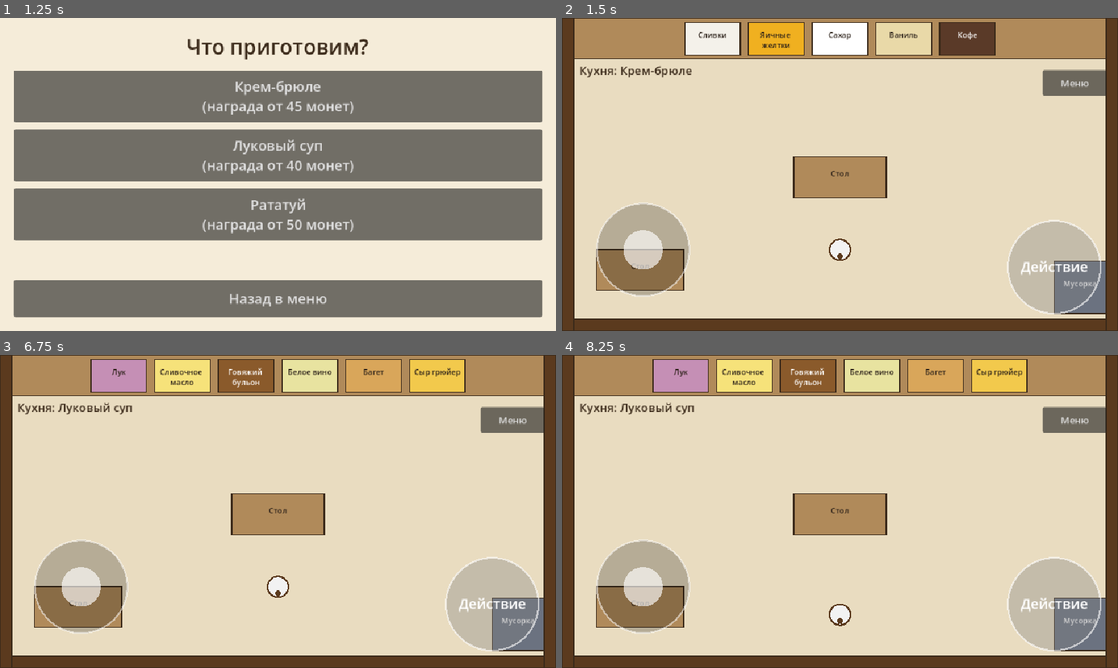
Above: before the commit, frames 1-4 (two rows, left to right).
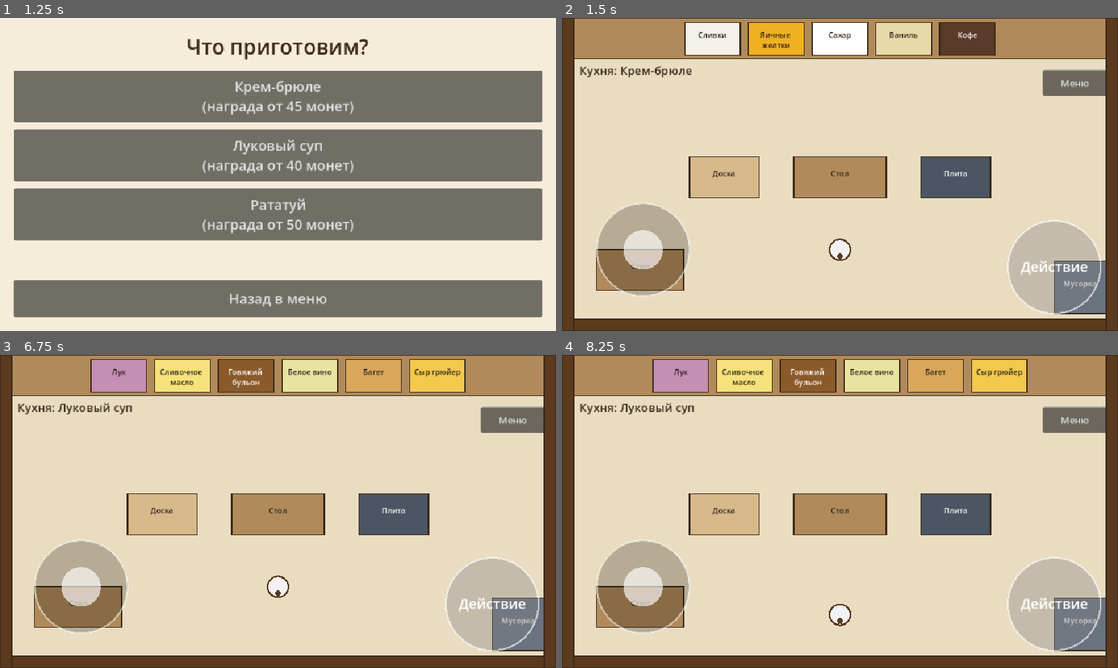
Above: after the commit, the same moments.

Repository: makedonski792-dot/Cheef-NAT
Game: Godot game, scene res://scenes/main_menu.tscn
The game is run twice, just before and just after one commit, with the same random seed, the same clock (stepped at 60 frames per second) and the same inputs.
Inputs (mouse positions are in pixels of both pictures, inside the frame that each line leads up to):
- Up to frame 1 (1.25 s): click "Готовить" at 0.5 s
- Up to frame 2 (1.5 s): click "Крем-брюле (награда от 45 мон…" at 1.25 s
- Up to frame 3 (6.75 s): click "Меню" at 2 s; tap Enter (ui_accept) at 2.75, 3.02, 3.5, 4.25, 5, 5.75, 6.02 s; move the mouse to (400, 495) at 2.77 s; hold Right (ui_right) 2.78-3.5 s; click (400, 495) at 2.92 s; drag from (166, 527) to (250, 574) at 3.52 s; move the mouse to (333, 442) at 4.27 s; hold Right (ui_right) 4.28-5 s; drag from (250, 574) to (111, 464) at 5.02 s; move the mouse to (444, 558) at 5.77 s; hold Left (ui_left) 5.78-6.5 s; click "Луковый суп (награда от 40 мо…" at 6.5 s
- Up to frame 4 (8.25 s): tap Enter (ui_accept) at 7.25 s; drag from (673, 464) to (756, 433) at 7.27 s; move the mouse to (867, 511) at 8.02 s; hold Down (ui_down) from 8.03 s (still down); click (867, 511) at 8.17 s

Frame 1 is identical in both runs. In frame 2, 3.4% of the frame differs, in the area x 22-78%, y 44-58%; in frame 3, 3.4%; in frame 4, 3.4%.

Commit message:
Станции: разделочная доска (резка при поварe рядом) и плита (готовка и пригорание)
Co-Authored-By: Claude Sonnet 5.5 <noreply@anthropic.com>

Diff:
--- a/data/ingredients.json
+++ b/data/ingredients.json
@@ -1,18 +1,18 @@
 {
-	"onion": {"name": "Лук", "emoji": "🧅", "color": "#c58fb5"},
-	"butter": {"name": "Сливочное масло", "emoji": "🧈", "color": "#f6e27a"},
-	"beef_broth": {"name": "Говяжий бульон", "emoji": "🍲", "color": "#8a5a2b"},
-	"white_wine": {"name": "Белое вино", "emoji": "🍷", "color": "#e8e3a0"},
-	"baguette": {"name": "Багет", "emoji": "🥖", "color": "#d9a65a"},
-	"gruyere": {"name": "Сыр грюйер", "emoji": "🧀", "color": "#f2c94c"},
-	"eggplant": {"name": "Баклажан", "emoji": "🍆", "color": "#5b2a6e"},
-	"zucchini": {"name": "Кабачок", "emoji": "🥒", "color": "#4f8f3a"},
-	"tomato": {"name": "Помидор", "emoji": "🍅", "color": "#d9382b"},
-	"bell_pepper": {"name": "Болгарский перец", "emoji": "🫑", "color": "#e07b1f"},
-	"garlic": {"name": "Чеснок", "emoji": "🧄", "color": "#efe6d2"},
-	"olive_oil": {"name": "Оливковое масло", "emoji": "🫒", "color": "#9aa31f"},
-	"thyme": {"name": "Тимьян", "emoji": "🌿", "color": "#5f8a4a"},
-	"cream": {"name": "Сливки", "emoji": "🥛", "color": "#f4f1ea"},
+	"onion": {"name": "Лук", "emoji": "🧅", "color": "#c58fb5", "chop": true, "heat": true},
+	"butter": {"name": "Сливочное масло", "emoji": "🧈", "color": "#f6e27a", "heat": true},
+	"beef_broth": {"name": "Говяжий бульон", "emoji": "🍲", "color": "#8a5a2b", "heat": true},
+	"white_wine": {"name": "Белое вино", "emoji": "🍷", "color": "#e8e3a0", "heat": true},
+	"baguette": {"name": "Багет", "emoji": "🥖", "color": "#d9a65a", "chop": true},
+	"gruyere": {"name": "Сыр грюйер", "emoji": "🧀", "color": "#f2c94c", "chop": true},
+	"eggplant": {"name": "Баклажан", "emoji": "🍆", "color": "#5b2a6e", "chop": true, "heat": true},
+	"zucchini": {"name": "Кабачок", "emoji": "🥒", "color": "#4f8f3a", "chop": true, "heat": true},
+	"tomato": {"name": "Помидор", "emoji": "🍅", "color": "#d9382b", "chop": true, "heat": true},
+	"bell_pepper": {"name": "Болгарский перец", "emoji": "🫑", "color": "#e07b1f", "chop": true, "heat": true},
+	"garlic": {"name": "Чеснок", "emoji": "🧄", "color": "#efe6d2", "chop": true, "heat": true},
+	"olive_oil": {"name": "Оливковое масло", "emoji": "🫒", "color": "#9aa31f", "heat": true},
+	"thyme": {"name": "Тимьян", "emoji": "🌿", "color": "#5f8a4a", "chop": true},
+	"cream": {"name": "Сливки", "emoji": "🥛", "color": "#f4f1ea", "heat": true},
 	"egg_yolk": {"name": "Яичные желтки", "emoji": "🥚", "color": "#f0b020"},
 	"sugar": {"name": "Сахар", "emoji": "🍬", "color": "#ffffff"},
 	"vanilla": {"name": "Ваниль", "emoji": "🌼", "color": "#e9d9a8"},
--- a/scenes/kitchen.gd
+++ b/scenes/kitchen.gd
@@ -24,6 +24,11 @@
 	chef.position = Vector2(480, 400)
 	chef.z_index = 10
 	add_child(chef)
+
+	# Станциям с работой нужно знать, где повар (доска режет, только пока он рядом)
+	for station in stations:
+		if station is WorkStation:
+			station.worker = chef
 
 	_build_interface()
 
@@ -131,6 +136,15 @@
 	bin.setup(Rect2(850, 420, 90, 90), Color("6b7280"), "Мусорка")
 	_add_station(bin)
 
+	# Рабочие станции: доска слева от острова, плита справа
+	var board := CuttingBoard.new()
+	board.setup(Rect2(220, 240, 120, 70), Color("d8b98a"), "Доска")
+	_add_station(board)
+
+	var stove := Stove.new()
+	stove.setup(Rect2(620, 240, 120, 70), Color("4b5563"), "Плита")
+	_add_station(stove)
+
 
 func _add_station(station: Station) -> void:
 	add_child(station)
--- /dev/null
+++ b/scripts/cutting_board.gd
@@ -0,0 +1,22 @@
+class_name CuttingBoard
+extends WorkStation
+# Разделочная доска: режет сырые продукты. Повар должен стоять рядом.
+
+const CHOP_SECONDS := 3.0
+
+
+func _init() -> void:
+	requires_chef = true
+
+
+# Принимает только сырое, что можно резать
+func accepts(item: FoodItem) -> bool:
+	return item.state == "raw" and item.can("chop")
+
+
+func step_duration(item: FoodItem) -> float:
+	return CHOP_SECONDS if item.state == "raw" else 0.0
+
+
+func advance(item: FoodItem) -> void:
+	item.state = "chopped"
--- a/scripts/food_item.gd
+++ b/scripts/food_item.gd
@@ -1,16 +1,36 @@
 class_name FoodItem
 extends RefCounted
 # Предмет еды, который повар может держать в руках или положить на стол.
-# state пригодится позже: «raw» (сырой), потом «chopped» (нарезанный) и т.д.
+# state — в каком виде продукт: "raw" (сырой), "chopped" (нарезан),
+# "cooked" (приготовлен), "burnt" (сгорел).
 
 var id: String
 var name: String
 var color: Color
 var state := "raw"
+var info: Dictionary
 
 
-# ingredient_id — id из ingredients.json, info — запись этого ингредиента
-func _init(ingredient_id: String, info: Dictionary) -> void:
+# ingredient_id — id из ingredients.json, ingredient_info — запись этого ингредиента
+func _init(ingredient_id: String, ingredient_info: Dictionary) -> void:
 	id = ingredient_id
+	info = ingredient_info
 	name = info.get("name", ingredient_id)
 	color = Color(info.get("color", "#cccccc"))
+
+
+# Есть ли у ингредиента свойство: "chop" (можно резать), "heat" (можно греть)
+func can(flag: String) -> bool:
+	return info.get(flag, false)
+
+
+# Название с пометкой состояния, например «Лук (нарезка)»
+func display_name() -> String:
+	match state:
+		"chopped":
+			return "%s (нарезка)" % name
+		"cooked":
+			return "%s (готово)" % name
+		"burnt":
+			return "%s (сгорело)" % name
+	return name
--- a/scripts/item_view.gd
+++ b/scripts/item_view.gd
@@ -1,6 +1,8 @@
 class_name ItemView
 extends Node2D
-# Картинка предмета: цветной кружок и подпись. Используют повар и столы.
+# Картинка предмета: цветная фигурка и подпись. Используют повар и станции.
+# Вид зависит от состояния: сырой — кружок, нарезанный — три кусочка,
+# готовый — потемневший кружок, сгоревший — чёрный.
 
 var _item: FoodItem
 var _label: Label
@@ -8,8 +10,8 @@
 
 func _ready() -> void:
 	_label = Label.new()
-	_label.size = Vector2(110, 18)
-	_label.position = Vector2(-55, -34)
+	_label.size = Vector2(130, 18)
+	_label.position = Vector2(-65, -34)
 	_label.horizontal_alignment = HORIZONTAL_ALIGNMENT_CENTER
 	_label.add_theme_font_size_override("font_size", 12)
 	_label.add_theme_color_override("font_color", Color.WHITE)
@@ -19,7 +21,7 @@
 	_refresh()
 
 
-# Показать предмет (или null, чтобы убрать)
+# Показать предмет (или null, чтобы убрать). Вызываем и после смены состояния.
 func set_item(item: FoodItem) -> void:
 	_item = item
 	if _label != null:
@@ -28,12 +30,25 @@
 
 
 func _refresh() -> void:
-	_label.text = _item.name if _item != null else ""
+	_label.text = _item.display_name() if _item != null else ""
 	_label.visible = _item != null
 
 
 func _draw() -> void:
 	if _item == null:
 		return
-	draw_circle(Vector2.ZERO, 13.0, _item.color)
-	draw_arc(Vector2.ZERO, 13.0, 0.0, TAU, 24, Color("3b2a1a"), 2.0)
+	var outline := Color("3b2a1a")
+	match _item.state:
+		"chopped":
+			for offset in [Vector2(-8, 4), Vector2(8, 4), Vector2(0, -8)]:
+				draw_circle(offset, 7.0, _item.color.lightened(0.2))
+				draw_arc(offset, 7.0, 0.0, TAU, 16, outline, 1.5)
+		"cooked":
+			draw_circle(Vector2.ZERO, 13.0, _item.color.darkened(0.35))
+			draw_arc(Vector2.ZERO, 13.0, 0.0, TAU, 24, outline, 2.0)
+		"burnt":
+			draw_circle(Vector2.ZERO, 13.0, Color("1a1a1a"))
+			draw_arc(Vector2.ZERO, 13.0, 0.0, TAU, 24, Color("ef4444"), 2.0)
+		_:
+			draw_circle(Vector2.ZERO, 13.0, _item.color)
+			draw_arc(Vector2.ZERO, 13.0, 0.0, TAU, 24, outline, 2.0)
--- a/scripts/station.gd
+++ b/scripts/station.gd
@@ -73,3 +73,9 @@
 		var font := ThemeDB.fallback_font
 		draw_multiline_string(font, Vector2(0, _visual_size.y / 2.0 - 2.0), _label,
 				HORIZONTAL_ALIGNMENT_CENTER, _visual_size.x, 13, 3, _text_color)
+	_draw_extra()
+
+
+# Место для дополнительной отрисовки в наследниках (например, полоска прогресса)
+func _draw_extra() -> void:
+	pass
--- /dev/null
+++ b/scripts/stove.gd
@@ -0,0 +1,32 @@
+class_name Stove
+extends WorkStation
+# Плита: готовит продукт сама, повар может отойти. Но если забыть, всё сгорит!
+
+const COOK_SECONDS := 4.0   # до готовности
+const BURN_SECONDS := 5.0   # от готовности до пригорания
+
+
+# Принимает сырое или нарезанное, что можно греть
+func accepts(item: FoodItem) -> bool:
+	return item.can("heat") and (item.state == "raw" or item.state == "chopped")
+
+
+func step_duration(item: FoodItem) -> float:
+	match item.state:
+		"raw", "chopped":
+			return COOK_SECONDS
+		"cooked":
+			return BURN_SECONDS
+	return 0.0
+
+
+func advance(item: FoodItem) -> void:
+	if item.state == "cooked":
+		item.state = "burnt"
+	else:
+		item.state = "cooked"
+
+
+# Оранжевая полоска — готовится, красная — вот-вот сгорит
+func bar_color(item: FoodItem) -> Color:
+	return Color("ef4444") if item.state == "cooked" else Color("f59e0b")
--- a/scripts/table.gd
+++ b/scripts/table.gd
@@ -23,8 +23,8 @@
 
 func target_name(chef: Chef) -> String:
 	if chef.held != null:
-		return chef.held.name
-	return slot.name if slot != null else _label
+		return chef.held.display_name()
+	return slot.display_name() if slot != null else _label
 
 
 func interact(chef: Chef) -> void:
--- a/scripts/trash_bin.gd
+++ b/scripts/trash_bin.gd
@@ -8,7 +8,7 @@
 
 
 func target_name(chef: Chef) -> String:
-	return chef.held.name if chef.held != null else _label
+	return chef.held.display_name() if chef.held != null else _label
 
 
 func interact(chef: Chef) -> void:
--- /dev/null
+++ b/scripts/work_station.gd
@@ -0,0 +1,107 @@
+class_name WorkStation
+extends Station
+# Станция, которая обрабатывает один предмет со временем (доска, плита, духовка).
+# Кладёшь предмет, он «работает» по таймеру, забираешь результат.
+# Наследники задают: что принимают, сколько длится этап и что происходит в конце.
+
+# Повар должен стоять рядом, чтобы работа шла (как нарезка в Overcooked)
+const NEAR := Chef.RADIUS + 24.0
+
+var worker: Chef          # повар (его подключает кухня)
+var requires_chef := false
+var slot: FoodItem = null
+var progress := 0.0       # сколько секунд идёт текущий этап
+
+var _view: ItemView
+
+
+func setup(r: Rect2, color: Color, label: String, solid := true) -> void:
+	super.setup(r, color, label, solid)
+	_view = ItemView.new()
+	_view.position = r.size / 2.0 + Vector2(0, 8)
+	add_child(_view)
+
+
+# ----- Что переопределяют наследники -----
+
+# Принимает ли станция этот предмет
+func accepts(_item: FoodItem) -> bool:
+	return false
+
+
+# Сколько секунд длится следующий этап (0 — дальше делать нечего)
+func step_duration(_item: FoodItem) -> float:
+	return 0.0
+
+
+# Что происходит с предметом, когда этап закончился
+func advance(_item: FoodItem) -> void:
+	pass
+
+
+# Цвет полоски прогресса
+func bar_color(_item: FoodItem) -> Color:
+	return Color("4ade80")
+
+
+# ----- Общая логика -----
+
+func verb(chef: Chef) -> String:
+	if chef.held != null and slot == null and accepts(chef.held):
+		return "Положить"
+	if chef.held == null and slot != null:
+		return "Взять"
+	return ""
+
+
+func target_name(chef: Chef) -> String:
+	if chef.held != null:
+		return chef.held.display_name()
+	return slot.display_name() if slot != null else _label
+
+
+func interact(chef: Chef) -> void:
+	if chef.held != null and slot == null and accepts(chef.held):
+		slot = chef.drop()
+		progress = 0.0
+		_view.set_item(slot)
+	elif chef.held == null and slot != null:
+		chef.hold(slot)
+		slot = null
+		progress = 0.0
+		_view.set_item(null)
+	queue_redraw()
+
+
+func _process(delta: float) -> void:
+	tick(delta)
+
+
+# Продвинуть работу на delta секунд (тесты вызывают это напрямую)
+func tick(delta: float) -> void:
+	if slot == null:
+		return
+	var duration := step_duration(slot)
+	if duration <= 0.0:
+		return
+	if requires_chef and (worker == null or distance_to(worker.position) > NEAR):
+		return
+	progress += delta
+	if progress >= duration:
+		progress = 0.0
+		advance(slot)
+		_view.set_item(slot)
+	queue_redraw()
+
+
+# Полоска прогресса над станцией
+func _draw_extra() -> void:
+	if slot == null:
+		return
+	var bar := Rect2(0, -12, _visual_size.x, 8)
+	draw_rect(bar, Color("1f2937"))
+	var duration := step_duration(slot)
+	var ratio := 1.0 if duration <= 0.0 else clampf(progress / duration, 0.0, 1.0)
+	var color := Color("ef4444") if slot.state == "burnt" else bar_color(slot)
+	draw_rect(Rect2(bar.position, Vector2(bar.size.x * ratio, bar.size.y)), color)
+	draw_rect(bar, Color("3b2a1a"), false, 1.5)
--- /dev/null
+++ b/tests/test_workstations.gd
@@ -0,0 +1,87 @@
+extends SceneTree
+# Проверка доски и плиты без окна. Время «прокручиваем» вызовом tick().
+#   Godot --headless --path . --script tests/test_workstations.gd
+
+var failures := 0
+
+
+func check(condition: bool, message: String) -> void:
+	if condition:
+		print("  ок: ", message)
+	else:
+		failures += 1
+		print("  ОШИБКА: ", message)
+
+
+func _init() -> void:
+	await process_frame
+
+	var game_state = root.get_node("GameState")
+	for recipe in RecipeLoader.load_recipes():
+		if recipe["id"] == "onion_soup":
+			game_state.current_recipe = recipe
+
+	var kitchen: Node2D = load("res://scenes/kitchen.tscn").instantiate()
+	root.add_child(kitchen)
+	await physics_frame
+	await physics_frame
+	var chef: Chef = kitchen.chef
+
+	var board: CuttingBoard = kitchen.stations.filter(func(s): return s is CuttingBoard)[0]
+	var stove: Stove = kitchen.stations.filter(func(s): return s is Stove)[0]
+	var ingredients := RecipeLoader.load_ingredients()
+
+	print("Доска")
+	chef.hold(FoodItem.new("butter", ingredients["butter"]))
+	chef.position = Vector2(280, 335)
+	await physics_frame
+	check(kitchen.find_station() != board, "масло на доску не кладётся (его нельзя резать)")
+
+	chef.drop()
+	chef.hold(FoodItem.new("onion", ingredients["onion"]))
+	check(kitchen.find_station() == board, "лук на доску класть можно")
+	kitchen.do_action()
+	check(chef.held == null and board.slot != null, "лук лежит на доске")
+
+	board.tick(1.0)
+	check(board.slot.state == "raw", "через 1 с лук ещё не нарезан")
+
+	chef.position = Vector2(280, 480)   # отошли далеко
+	board.tick(10.0)
+	check(board.slot.state == "raw", "пока повара нет рядом, нарезка стоит")
+
+	chef.position = Vector2(280, 335)   # вернулись
+	board.tick(3.1)
+	check(board.slot.state == "chopped", "после 3 с рядом лук нарезан")
+	check(board.slot.display_name() == "Лук (нарезка)", "название: " + board.slot.display_name())
+
+	kitchen.do_action()
+	check(chef.held != null and chef.held.state == "chopped", "нарезанный лук взят в руки")
+
+	print("Плита")
+	chef.position = Vector2(680, 335)
+	await physics_frame
+	check(kitchen.find_station() == stove, "нарезанный лук можно класть на плиту")
+	kitchen.do_action()
+	check(stove.slot != null, "лук на плите")
+
+	stove.tick(4.1)
+	check(stove.slot.state == "cooked", "через 4 с готово")
+	stove.tick(5.1)
+	check(stove.slot.state == "burnt", "ещё через 5 с сгорело")
+
+	kitchen.do_action()
+	check(chef.held.state == "burnt", "сгоревшее взято в руки")
+	check(kitchen.find_station() == null, "сгоревшее нельзя снова положить на плиту")
+
+	print("Ранний снятие с плиты")
+	chef.drop()
+	chef.hold(FoodItem.new("tomato", ingredients["tomato"]))
+	kitchen.do_action()
+	stove.tick(2.0)
+	kitchen.do_action()
+	check(chef.held.state == "raw", "снятый раньше времени помидор остался сырым")
+
+	print("")
+	print("ВСЕ ТЕСТЫ ПРОШЛИ" if failures == 0 else "ПРОВАЛЕНО ТЕСТОВ: %d" % failures)
+	quit(failures)
Not shown, added: scripts/cutting_board.gd.uid
Not shown, added: scripts/stove.gd.uid
Not shown, added: scripts/work_station.gd.uid
Not shown, added: tests/test_workstations.gd.uid
